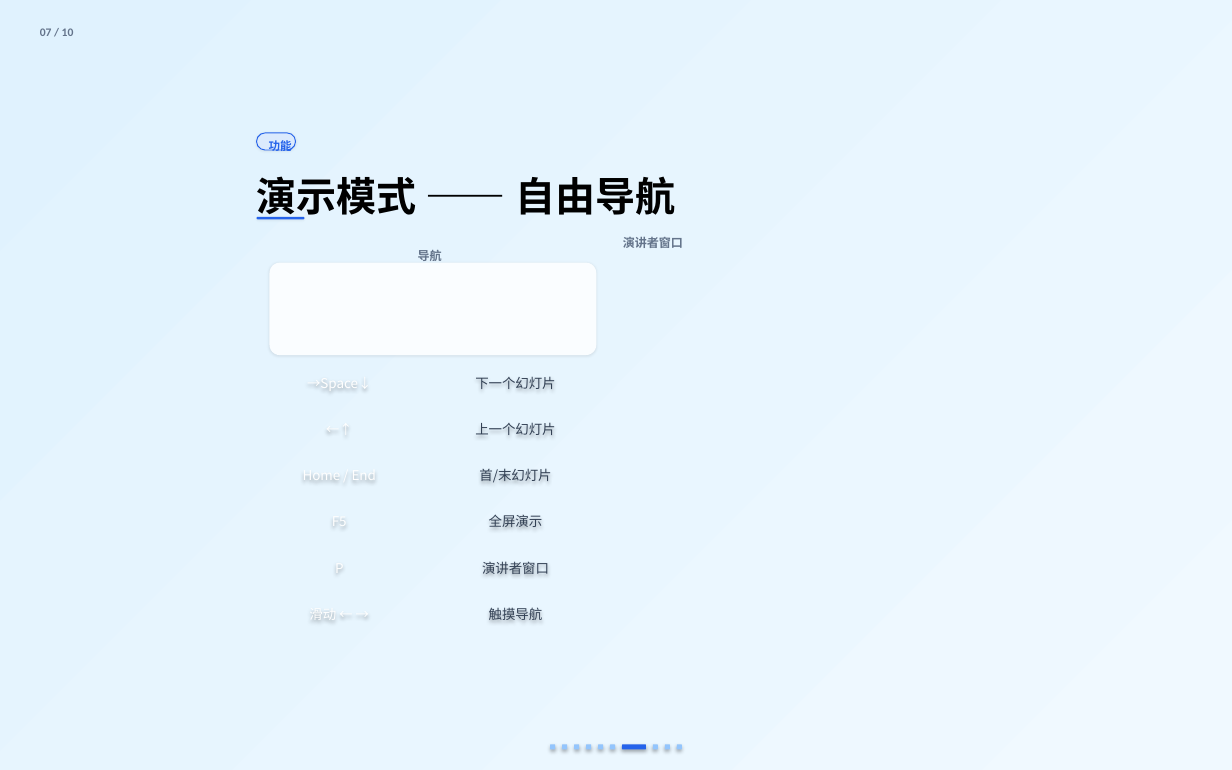
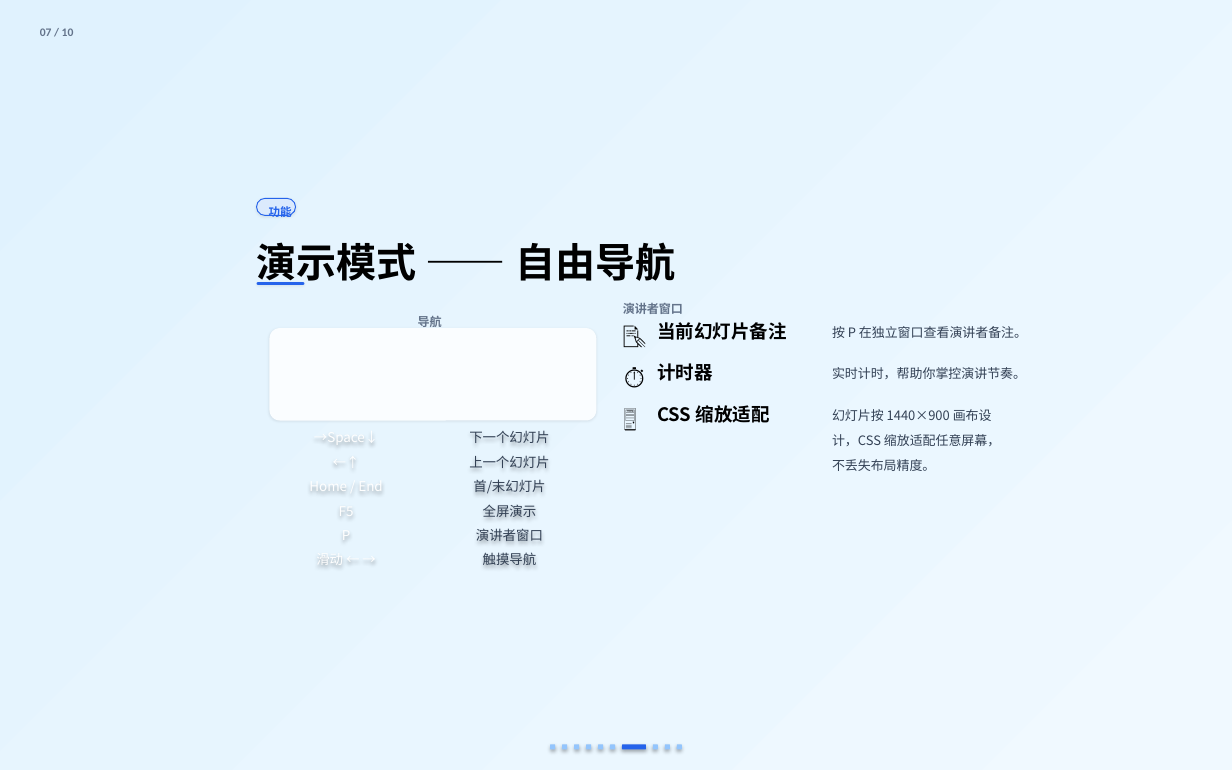
Before and after one commit to kaisersong/kai-export-ppt-lite, a slide deck: slide 7 of output.pptx. Drawn at 1232x770 pixels with LibreOffice and Linux fonts; fonts in the diff are those of the drawing. Boxes give left, top, right and bottom in pixels: in the first picture for what was removed or moved away, otherwise in the second. Text is boxed around its words. In the diff, an @@ line names an element or a change of style, - is before the commit and + after.

```diff
--- a/output.pptx
+++ b/output.pptx
@@ 4 texts, 3 rounded rectangles: place and size @@
-4 texts, 3 rounded rectangles at (257,133,683,355)
+4 texts, 3 rounded rectangles at (257,199,683,421)
@@ text added at (623,315,653,332), 18 pt, text #000000 @@
+📝
@@ text added at (657,322,786,340), 14.4 pt, text #000000, bold @@
+当前幻灯片备注
@@ text added at (832,326,1027,338), 10.1 pt, text #334155 @@
+按 P 在独立窗口查看演讲者备注。
@@ text added at (623,357,653,373), 18 pt, text #000000 @@
+⏱
@@ text added at (657,363,712,381), 14.4 pt, text #000000, bold @@
+计时器
@@ text added at (832,367,1026,379), 10.1 pt, text #334155 @@
+实时计时，帮助你掌控演讲节奏。
@@ text added at (623,398,653,415), 18 pt, text #000000 @@
+🖥
@@ text added at (657,405,770,423), 14.4 pt, text #000000, bold @@
+CSS 缩放适配
@@ text added at (832,409,1000,471), 10.1 pt, text #334155 @@
+幻灯片按 1440×900 画布设计，CSS 缩放适配任意屏幕，不丢失布局精度。
@@ text "→Space↓": place and size @@
-text "→Space↓" at (307,373,371,392)
+text "→Space↓" at (314,427,378,446)
@@ text "←↑" rewrapped from (257,406,422,452) to (270,449,423,473) @@
@@ text "上一个幻灯片": place and size @@
-text "上一个幻灯片" at (475,423,555,435)
+text "上一个幻灯片" at (469,456,549,468)
@@ text "下一个幻灯片": place and size @@
-text "下一个幻灯片" at (475,377,555,389)
+text "下一个幻灯片" at (469,431,549,443)
@@ text "Home / End": place and size @@
-text "Home / End" at (303,465,376,484)
+text "Home / End" at (309,476,382,495)
@@ text "首/末幻灯片": place and size @@
-text "首/末幻灯片" at (479,469,551,483)
+text "首/末幻灯片" at (473,480,545,494)
@@ text "F5": place and size @@
-text "F5" at (332,511,347,530)
+text "F5" at (339,500,354,519)
@@ text "全屏演示": place and size @@
-text "全屏演示" at (489,515,543,527)
+text "全屏演示" at (483,505,537,517)
@@ text "P": place and size @@
-text "P" at (335,557,344,576)
+text "P" at (342,525,351,544)
@@ text "演讲者窗口": place and size @@
-text "演讲者窗口" at (482,562,549,574)
+text "演讲者窗口" at (476,529,543,541)
@@ text "滑动 ← →": place and size @@
-text "滑动 ← →" at (309,604,336,623)
+text "滑动 ← →" at (316,549,343,568)
@@ text "触摸导航": place and size @@
-text "触摸导航" at (489,608,543,620)
+text "触摸导航" at (483,553,537,565)
```
Also in this commit, not shown: 7 other slides changed, 6 other files.
